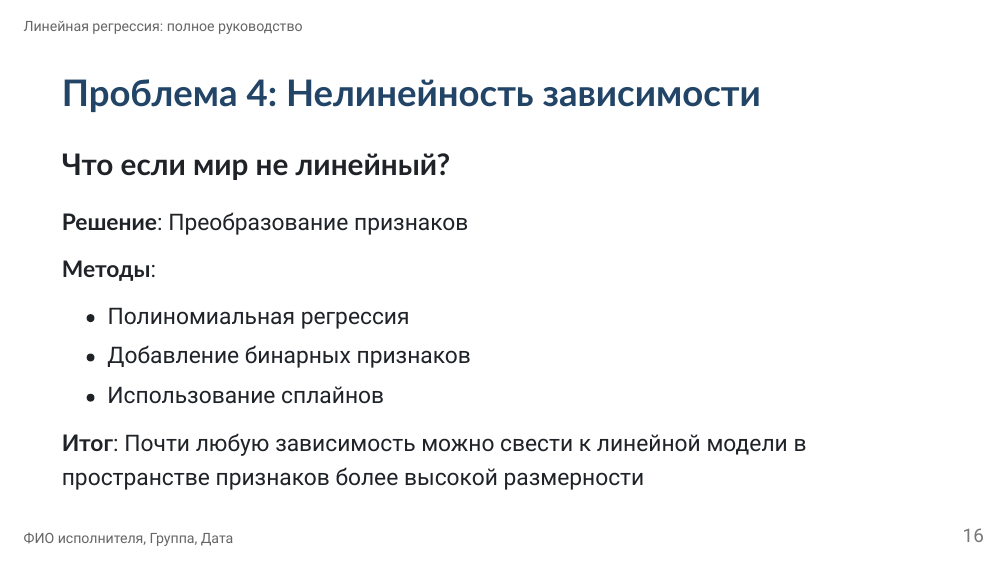
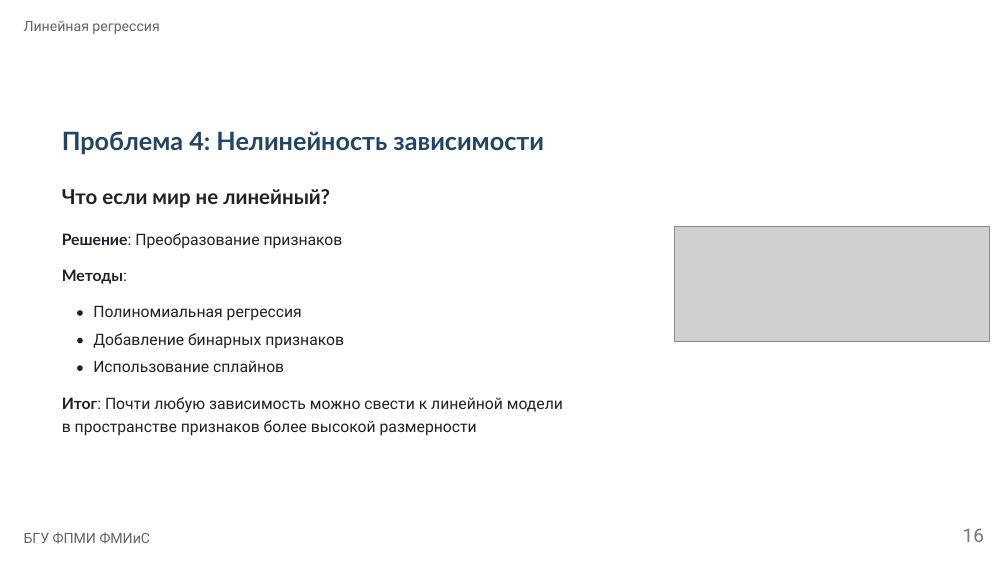
Before and after one commit to dsushko/bsu-famcs-ml-course, a slide deck: slide 16 of 5-linear-model.pptx. Drawn at 1008x567 pixels with LibreOffice and Linux fonts; fonts in the diff are those of the drawing; grey boxes stand for pictures. Boxes give left, top, right and bottom in pixels: in the first picture for what was removed or moved away, otherwise in the second. Text is boxed around its words. In the diff, an @@ line names an element or a change of style, - is before the commit and + after.

```diff
--- a/5-linear-model.pptx
+++ b/5-linear-model.pptx
@@ text at (24,21,159,34): text changed @@
-Линейная регрессия: полное руководство
+Линейная регрессия
@@ text "Проблема 4: Нелинейность зависимости": place and size @@
-text "Проблема 4: Нелинейность зависимости" at (62,79,761,112)
+text "Проблема 4: Нелинейность зависимости" at (62,131,544,154)
@@ text "Проблема 4: Нелинейность зависимости" at (62,131,544,154): size 34.8 to 24 pt @@
@@ text "Что если мир не линейный?": place and size @@
-text "Что если мир не линейный?" at (62,153,451,180)
+text "Что если мир не линейный?" at (62,189,330,208)
@@ text "Что если мир не линейный?" at (62,189,330,208): size 28.3 to 19.5 pt @@
@@ text "Решение: Преобразование признаков": place and size @@
-text "Решение: Преобразование признаков" at (62,212,468,235)
+text "Решение: Преобразование признаков" at (62,233,343,249)
@@ picture added at (675,227,990,341) @@
@@ text "Методы:": place and size @@
-text "Методы:" at (62,260,156,281)
+text "Методы:" at (62,269,127,284)
@@ freeform shape: place and size @@
-freeform shape at (87,315,95,322)
+freeform shape at (77,310,82,315)
@@ text "Полиномиальная регрессия": place and size @@
-text "Полиномиальная регрессия" at (108,307,410,329)
+text "Полиномиальная регрессия" at (93,305,302,321)
@@ freeform shape: place and size @@
-freeform shape at (87,394,95,402)
+freeform shape at (77,338,82,343)
@@ size 21.7 to 15 pt in 5 elements at (62,269,127,284), (93,305,302,321), (62,233,343,249), (93,333,344,348), (93,360,284,372) @@
@@ text "Добавление бинарных признаков": place and size @@
-text "Добавление бинарных признаков" at (107,345,471,368)
+text "Добавление бинарных признаков" at (93,333,344,348)
@@ text "Использование сплайнов": place and size @@
-text "Использование сплайнов" at (107,386,384,404)
+text "Использование сплайнов" at (93,360,284,372)
@@ freeform shape: place and size @@
-freeform shape at (87,354,95,361)
+freeform shape at (77,365,82,371)
@@ text at (62,397,563,413): text changed; size 21.7 to 15 pt @@
-Итог: Почти любую зависимость можно свести к линейной модели в
+Итог: Почти любую зависимость можно свести к линейной модели
@@ text at (62,420,477,436): text changed; size 21.7 to 15 pt @@
-пространстве признаков более высокой размерности
+в пространстве признаков более высокой размерности
@@ text removed at (24,532,234,546) @@
-ФИО исполнителя, Группа, Дата
@@ text added at (24,532,151,544), 13.5 pt, text #666666 @@
+БГУ ФПМИ ФМИиС
```
Also in this commit, not shown: 28 other slides changed, 1 slide added, 1 slide removed, 30 other files.
